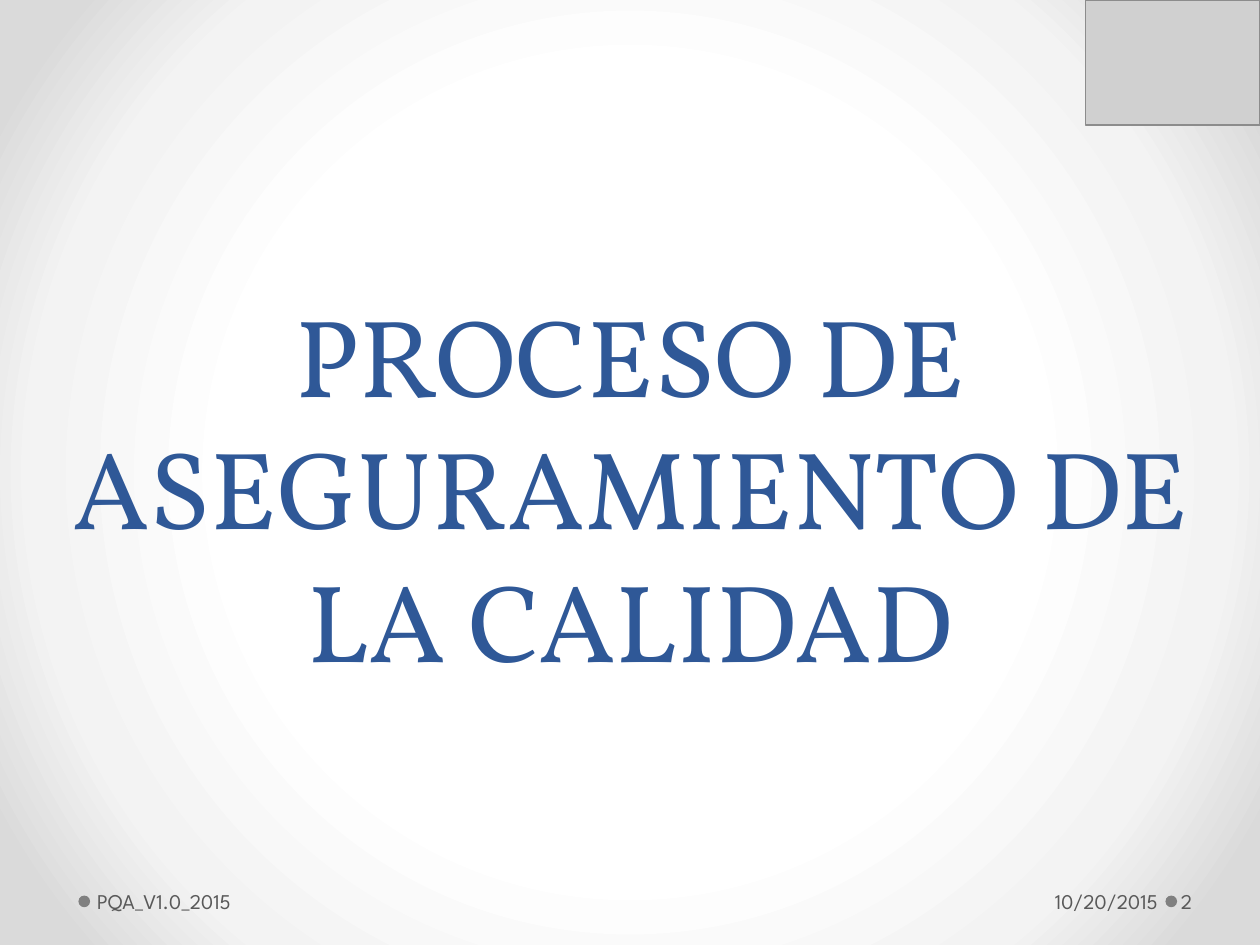
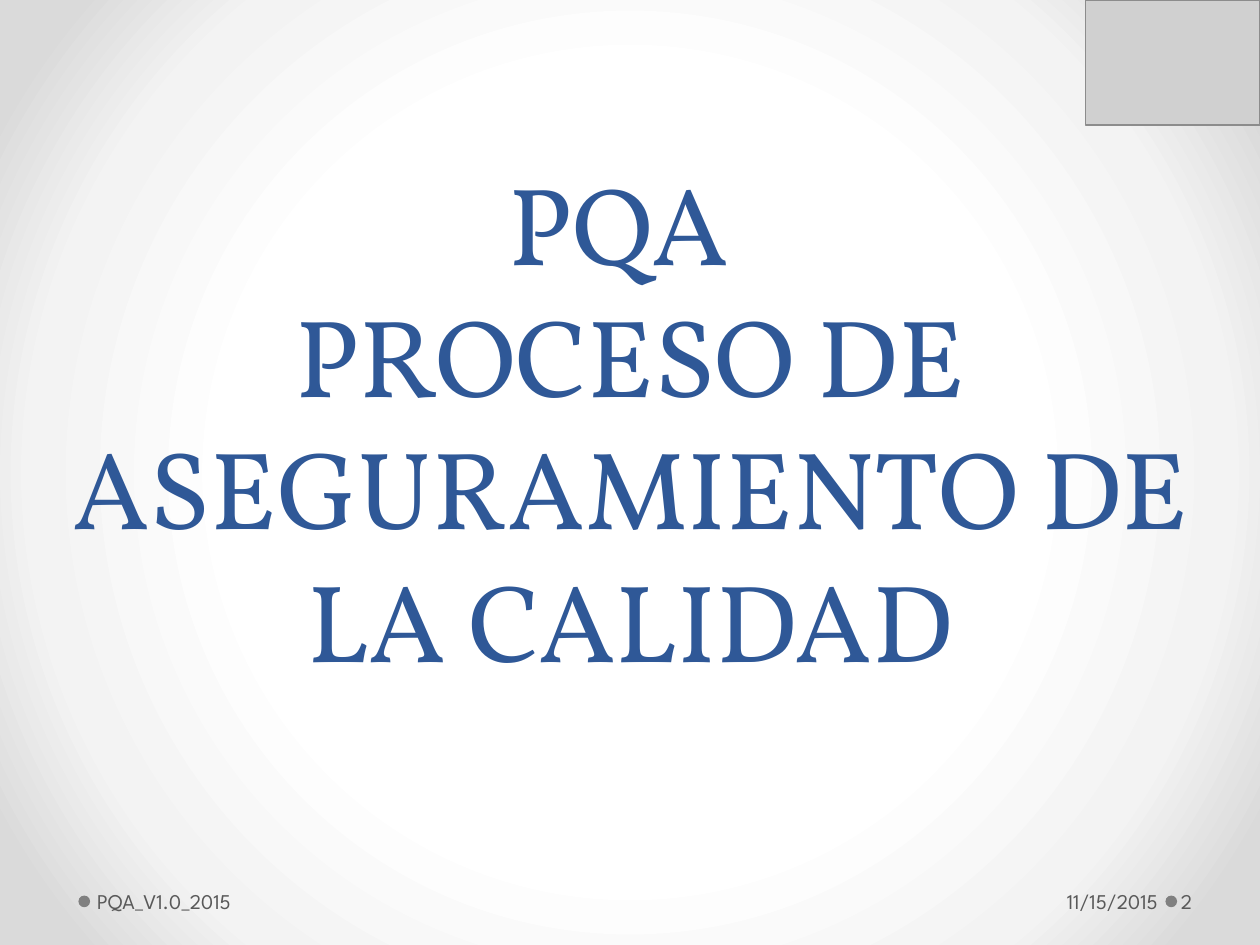
Before and after one commit to lowrider80/UTP-GPS-ALARM, a slide deck: slide 2 of Area_de_Proceso-_PPQA/PQA/PQA_V1.0_2015.pptx. Drawn at 1260x945 pixels with LibreOffice and Linux fonts; fonts in the diff are those of the drawing; grey boxes stand for pictures. Boxes give left, top, right and bottom in pixels: in the first picture for what was removed or moved away, otherwise in the second. Text is boxed around its words. In the diff, an @@ line names an element or a change of style, - is before the commit and + after.

Commit message:
Proceso Aseguramiento Calidad

```diff
--- a/Area_de_Proceso-_PPQA/PQA/PQA_V1.0_2015.pptx
+++ b/Area_de_Proceso-_PPQA/PQA/PQA_V1.0_2015.pptx
@@ title at [72,189,1188,663]: text changed @@
-PROCESO DE ASEGURAMIENTO DE LA CALIDAD
+PQA
+PROCESO DE ASEGURAMIENTO DE LA CALIDAD
@@ text at [1067,894,1158,911]: text changed @@
-10/20/2015
+11/15/2015
```
Also in this commit, not shown: 23 other slides changed.
